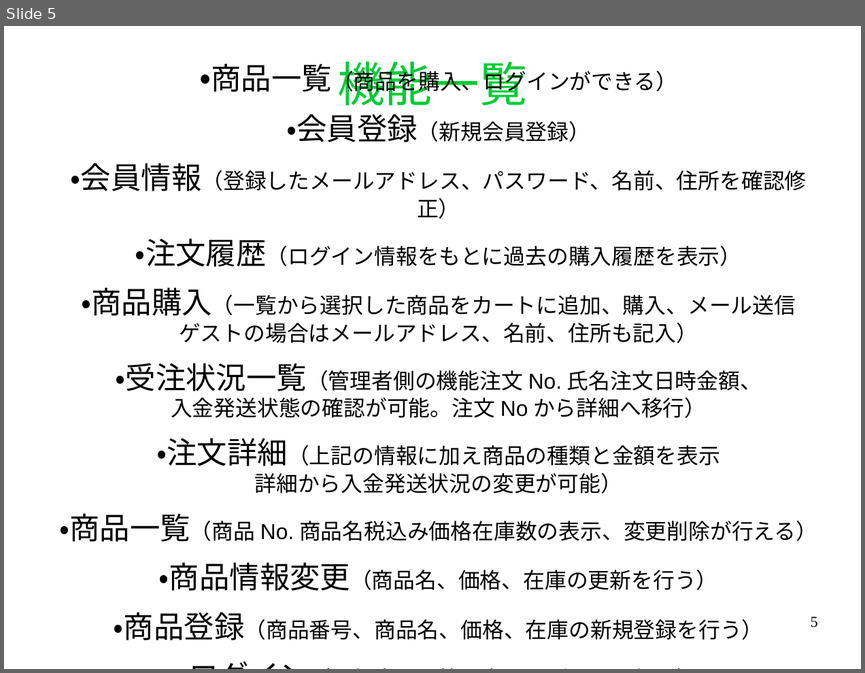
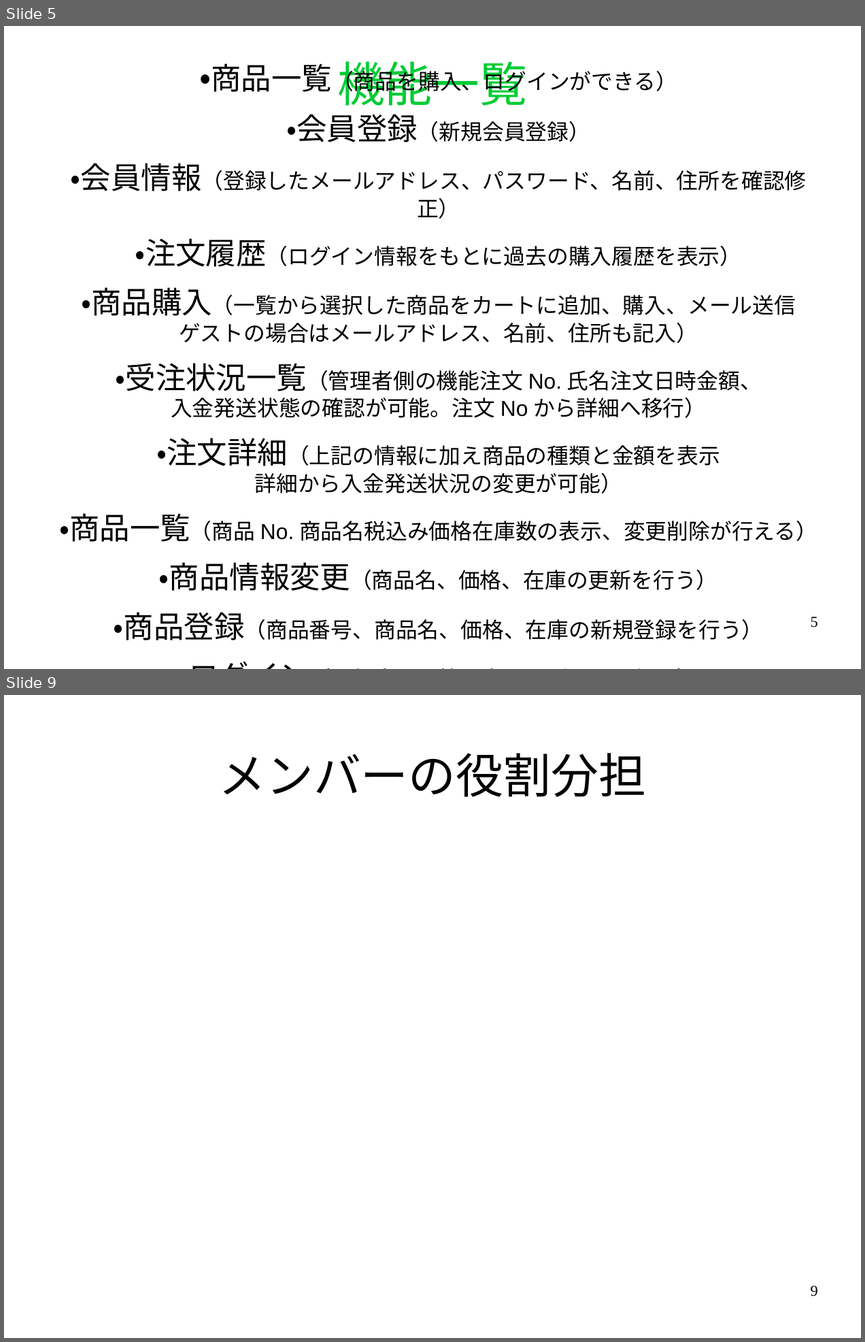
Before and after one commit to black1000/system, a slide deck: ユニフォームプレゼンテーション.odp. Shown one above the other, each under a label of ours: slide 5 before the commit, slides 5 and 9 after it; the slides between them are not shown. The pictures are 865x673 and 865x1342 pixels, drawn with LibreOffice and Linux fonts; fonts in the diff are those of the drawing. Boxes give left, top, right and bottom in pixels: in the first picture for what was removed or moved away, otherwise in the second. Text is boxed around its words. In the diff, an @@ line names an element or a change of style, - is before the commit and + after.

```diff
--- a/ユニフォームプレゼンテーション.odp
+++ b/ユニフォームプレゼンテーション.odp
@@ slide 9 added at box(4, 695, 861, 1338), background #FFFFFF @@
@@ title added at box(218, 753, 646, 797), 44 pt, text #000000 @@
+メンバーの役割分担
@@ page number added at box(810, 1285, 818, 1296), 14 pt, text #000000 @@
+9
```
Also in this commit, not shown: 1 slide changed, 5 other slides added, 2 other files.
